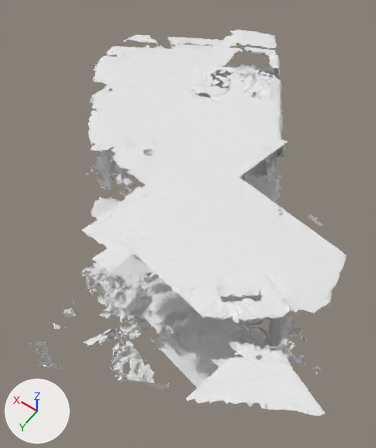
Two versions of the OBJ model src/unity/unity-vision-demo/Assets/HoloToolkit/SpatialMapping/Tests/Support/SRMesh.obj, one commit apart.
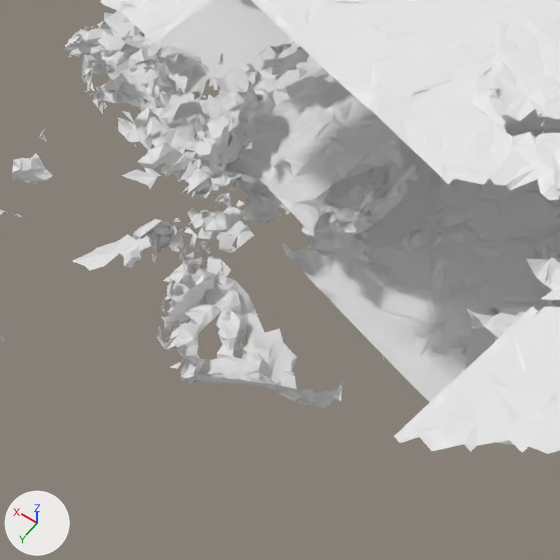
Old and new are each drawn whole from a 50 mm lens placed at (-5.09, 7.83, 8.73), pointed at (-1.12, 2.26, -0.03) and again close up on the part from 16% to 64% of the width and 58% to 98% of the height. The lights are fixed; the arrows at lower left show +X, +Y and +Z. Where no turn or scale is listed for an object, it has been applied to the vertices. Vertices at the same position are counted once.
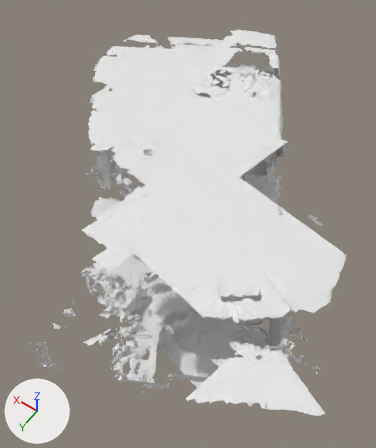
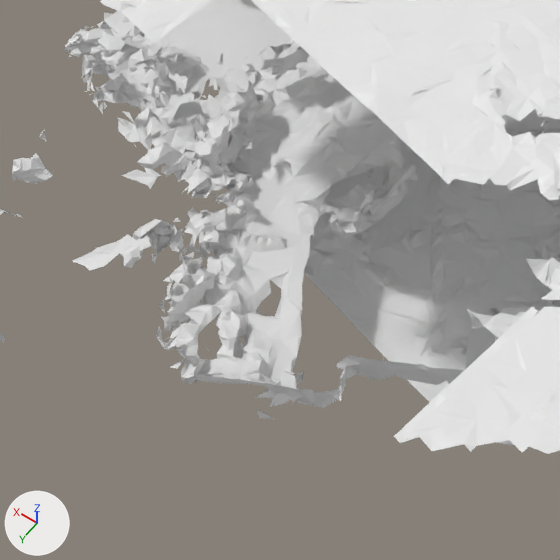
Commit message: initial cannyos

The change, as a list of edits to the scene's bpy script:
```text
Change me_object_19:
    used by ob_object_19; location = (0.0, 0.0, 0.0)
    remove me_object_19.from_pydata(...)  # 712 vertices, 1040 faces; spans x -2.84..-1.24, y 4.54..5.68, z -0.5..-0.17
    add me_object_19.from_pydata(...)  # 1201 vertices, 1847 faces; spans x -3.48..-1.24, y 4.27..5.68, z -0.82..-0.17
    me_object_19 part 1: 407 vertices added at x -2.5..-1.38, y 4.27..5.48, z -0.82..-0.19
    me_object_19 part 2: 82 vertices added at x -3.48..-2.72, y 4.67..5.19, z -0.51..-0.18
```

Where the change shows, as pixel boxes [x1, y1, x2, y2] in the close-ups (560 x 560 px):
'Object.19', reshaped (56% wider, 13% taller): before [127, 174, 343, 408]; after [127, 155, 464, 419]
part 1 of me_object_19, added: after [192, 155, 316, 419]
part 2 of me_object_19, added: after [331, 355, 464, 403]
